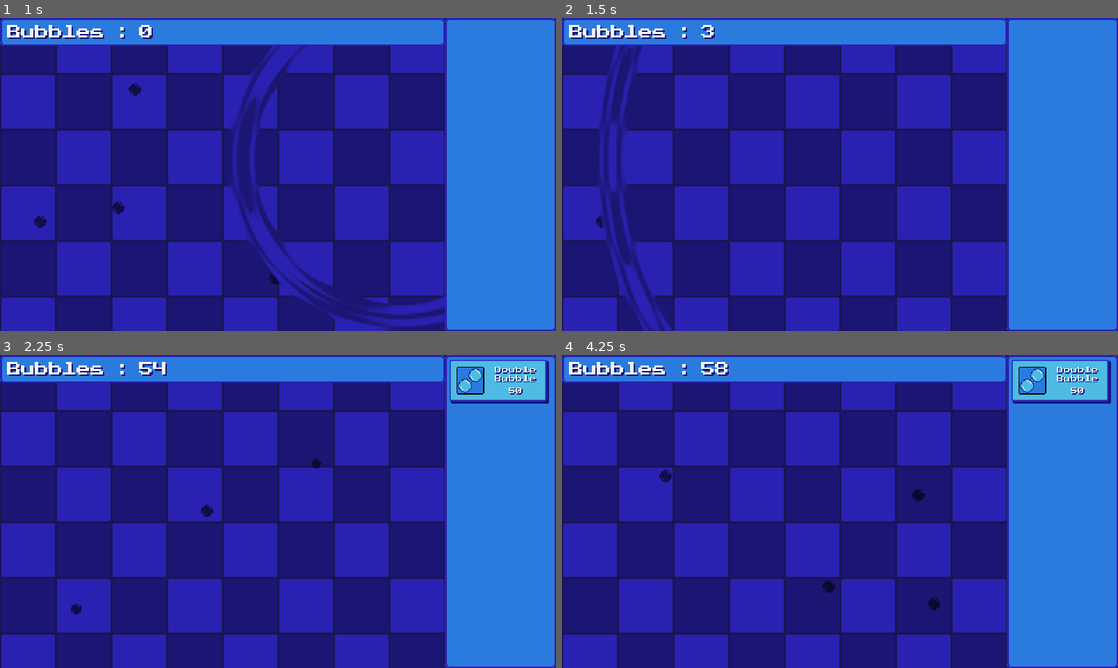
Above: before the commit, frames 1-4 (two rows, left to right).
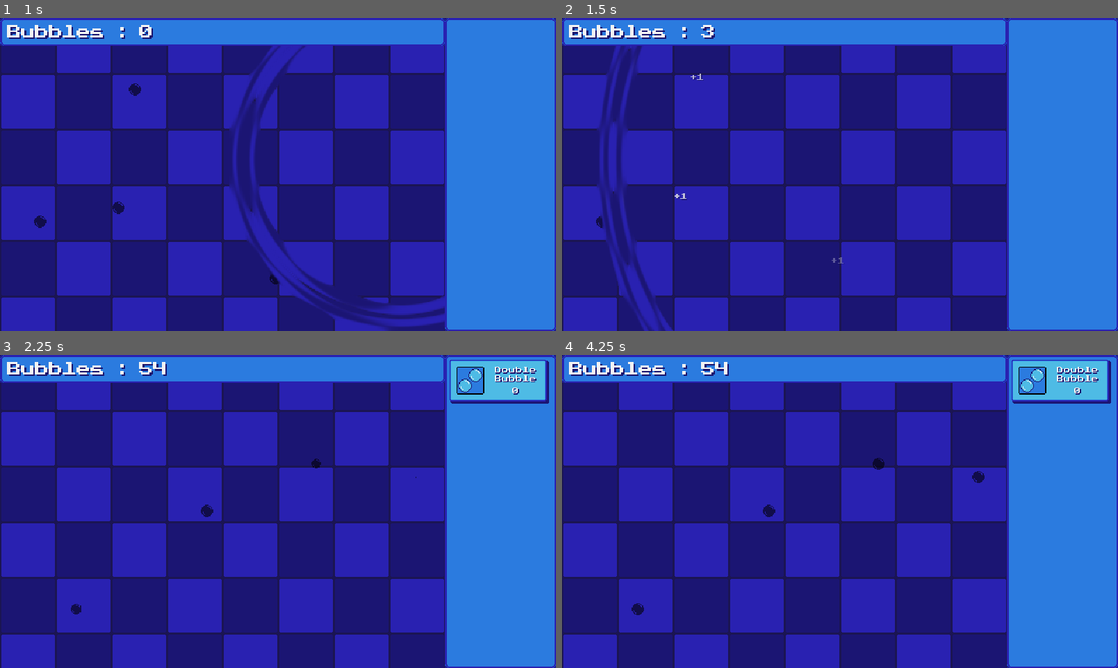
Above: after the commit, the same moments.

Repository: w00tyd00d/bubble-popper
Game: Godot game, scene res://prefabs/main.tscn
The game is run twice, just before and just after one commit, with the same random seed, the same clock (stepped at 60 frames per second) and the same inputs.
Inputs (mouse positions are in pixels of both pictures, inside the frame that each line leads up to):
- Up to frame 1 (1 s): tap Enter at 0.5 s; move the mouse to (400, 158) at 0.52 s; hold D from 0.53 s (still down); hold Right mouse button (k_right_click) from 0.53 s (still down); click (400, 158) at 0.67 s
- Up to frame 2 (1.5 s): move the mouse to (728, 190) at 1.27 s; release D at 1.28 s; release Right mouse button (k_right_click) at 1.28 s; hold S from 1.28 s (still down); right-click (728, 190) at 1.35 s; click (728, 190) at 1.42 s
- Up to frame 3 (2.25 s): move the mouse to (333, 442) at 2.02 s; release S at 2.03 s; hold D from 2.03 s (still down); hold Space (k_space) from 2.03 s (still down); click (333, 442) at 2.17 s
- Up to frame 4 (4.25 s): right-click (895, 442) at 2.3 s; move the mouse to (812, 574) at 2.77 s; release D at 2.78 s; release Space (k_space) at 2.78 s; hold W 2.78-3.53 s; tap E at 2.85 s; click (812, 574) at 2.92 s; right-click (812, 574) at 3.05 s; move the mouse to (1006, 558) at 3.52 s; hold A from 3.53 s (still down); hold Q from 3.53 s (still down); click (1006, 558) at 3.67 s; right-click (1006, 558) at 3.8 s

Frame 1 is identical in both runs. In frame 2, less than 0.1% of the frame differs, in the area x 20-51%, y 17-79%; in frame 3, less than 0.1%; in frame 4, 0.6%, in the area x 12-94%, y 2-84%.

Commit message:
Added Bubble Value; Fixed explosion re-registering

Diff:
--- a/prefabs/bubble.tscn
+++ b/prefabs/bubble.tscn
@@ -1,7 +1,8 @@
-[gd_scene load_steps=6 format=3 uid="uid://bqc44ntu10o43"]
+[gd_scene load_steps=7 format=3 uid="uid://bqc44ntu10o43"]
 
 [ext_resource type="Script" uid="uid://fem8yb7de3jm" path="res://scripts/bubble.gd" id="1_qbnvy"]
 [ext_resource type="Texture2D" uid="uid://c7kjmnfd5h8lo" path="res://assets/bubble.png" id="1_shsib"]
+[ext_resource type="Script" uid="uid://dym7m7swkx7wn" path="res://scripts/shadow_label.gd" id="2_752a7"]
 [ext_resource type="Material" uid="uid://c8o4fenaiovv7" path="res://shaders/rainbow_material.tres" id="2_g6uta"]
 [ext_resource type="Script" uid="uid://mg8brdnubh0t" path="res://scripts/bubble_area.gd" id="3_eodmw"]
 
@@ -10,6 +11,29 @@
 
 [node name="Bubble0001" type="Node2D"]
 script = ExtResource("1_qbnvy")
+
+[node name="Value" type="Label" parent="."]
+visible = false
+offset_left = -24.0
+offset_top = -13.0
+offset_right = 24.0
+offset_bottom = -5.0
+theme_override_font_sizes/font_size = 8
+text = "+1"
+horizontal_alignment = 1
+script = ExtResource("2_752a7")
+
+[node name="Shadow" type="Label" parent="Value"]
+modulate = Color(0.105882, 0.0823529, 0.45098, 1)
+show_behind_parent = true
+z_index = -1
+offset_left = 1.0
+offset_top = 1.0
+offset_right = 49.0
+offset_bottom = 9.0
+theme_override_font_sizes/font_size = 8
+text = "+1"
+horizontal_alignment = 1
 
 [node name="Sprite2D" type="Sprite2D" parent="."]
 material = ExtResource("2_g6uta")
--- a/prefabs/hud.tscn
+++ b/prefabs/hud.tscn
@@ -138,6 +138,7 @@
 unique_name_in_owner = true
 visible = false
 layout_mode = 2
+id = 4
 level = -1
 
 [node name="ShopButton5" parent="BorderSide/MarginContainer/ScrollContainer/VBoxContainer" instance=ExtResource("3_448xx")]
--- a/prefabs/impact_layer.tscn
+++ b/prefabs/impact_layer.tscn
@@ -36,6 +36,7 @@
 shape = SubResource("CircleShape2D_07nuu")
 
 [node name="SafeArea" type="Area2D" parent="."]
+priority = 1
 
 [node name="CollisionShape2D" type="CollisionShape2D" parent="SafeArea"]
 shape = SubResource("CircleShape2D_ed7o6")
--- a/prefabs/world.tscn
+++ b/prefabs/world.tscn
@@ -10,6 +10,7 @@
 script = ExtResource("1_6be4p")
 
 [node name="TextureRect" type="TextureRect" parent="."]
+z_index = -10
 texture_repeat = 2
 offset_right = 640.0
 offset_bottom = 360.0
--- a/scripts/bubble.gd
+++ b/scripts/bubble.gd
@@ -1,4 +1,6 @@
 class_name Bubble extends Node2D
+
+const RESPAWN_DURATION := 0.7
 
 const RAINBOW_DIVISOR : float = 250
 const RAINBOW_CHANCE : Array[float] = [
@@ -17,10 +19,16 @@
 var container : BubbleContainer :
     get: return get_parent()
 
+var bubble_value : int :
+    get: return 2 ** GameState.bubble_value_level
+
 var explosion_resistant := false
+
+var _text_reset_position : Vector2
 
 @onready var sprite := $Sprite2D as Sprite2D
 @onready var area := $Area2D as Area2D
+@onready var value_label := $Value as ShadowLabel
 
 
 func _ready() -> void:
@@ -28,16 +36,19 @@
         collect()
     )
 
+    _text_reset_position = value_label.position
+
 
 func collect() -> void:
     if container.current_rainbow == self:
         container.collect_rainbow()
 
-    GameState.bubble_count += 1
+    GameState.bubble_count += bubble_value
+    _animate_value()
 
     area.disable()
-    hide()
-    await get_tree().create_timer(0.7).timeout
+    sprite.hide()
+    await get_tree().create_timer(RESPAWN_DURATION).timeout
     appear()
 
 
@@ -52,7 +63,8 @@
     find_new_position()
 
     scale = Vector2()
-    show()
+    sprite.show()
+    show() # For new bubbles to spawn
 
     var tween := create_tween()
     tween.tween_property(self, "scale", Vector2(1,1), 0.3)
@@ -68,3 +80,19 @@
     var idx := GameState.rainbow_chance_level
     var chance := RAINBOW_CHANCE[idx]
     return GameState.RNG.randf() < chance
+
+
+func _animate_value() -> void:
+    value_label.set_string("+{0}".format([bubble_value]))
+    value_label.show()
+
+    var end_pos := _text_reset_position + Vector2(0, -16)
+    var tween := create_tween()
+
+    tween.tween_property(value_label, "position", end_pos, RESPAWN_DURATION)
+    tween.parallel().tween_property(value_label, "modulate:a", 0, RESPAWN_DURATION)
+    tween.tween_callback(func():
+        value_label.hide()
+        value_label.modulate.a = 1
+        value_label.position = _text_reset_position
+    )
--- a/scripts/game_state.gd
+++ b/scripts/game_state.gd
@@ -11,6 +11,7 @@
 
 signal double_bubble_pressed
 signal cursor_radius_pressed
+signal bubble_value_pressed
 signal rainbow_bubble_pressed
 
 var RNG := RandomNumberGenerator.new()
@@ -35,6 +36,7 @@
 # Shop Upgrade Levels
 
 var cursor_radius_level := 0
+var bubble_value_level := 0
 var rainbow_chance_level := 0
 
 #############
@@ -42,6 +44,10 @@
 func _ready() -> void:
     rainbow_bubble_pressed.connect(func():
         rainbow_chance_level += 1
+    )
+
+    bubble_value_pressed.connect(func():
+        bubble_value_level += 1
     )
 
 
@@ -52,6 +58,7 @@
 func _check_for_bubble_count_unlocks() -> void:
     _check_bubble_threshold(ShopButton.Id.DOUBLE_BUBBLE, 50)
     _check_bubble_threshold(ShopButton.Id.CURSOR_RADIUS, 100)
+    _check_bubble_threshold(ShopButton.Id.BUBBLE_VALUE, 250)
     _check_bubble_threshold(ShopButton.Id.RAINBOW_BUBBLE, 1000)
 
 
--- a/scripts/impact_layer.gd
+++ b/scripts/impact_layer.gd
@@ -28,6 +28,7 @@
 func _ready() -> void:
     damage_area.area_entered.connect(func(area: Area2D):
         if area is BubbleArea and not area.bubble.explosion_resistant:
+            area.bubble.explosion_resistant = true
             area.bubble.collect()
     )
 
@@ -60,10 +61,11 @@
         damage_area.position = Vector2()
     )
 
-    await get_tree().create_timer(0.2).timeout
+    await get_tree().create_timer(0.1).timeout
+    var mult := 1.5
 
     var safe_tween := create_tween()
-    safe_tween.tween_property(safe_collision.shape, "radius", 640, DURATION)
+    safe_tween.tween_property(safe_collision.shape, "radius", 640 * mult, DURATION * mult)
     safe_tween.tween_callback(func():
         safe_collision.shape.radius = 0.01
         safe_area.position = Vector2()
--- a/scripts/shop_button.gd
+++ b/scripts/shop_button.gd
@@ -6,6 +6,7 @@
     NONE,
     DOUBLE_BUBBLE,
     CURSOR_RADIUS,
+    BUBBLE_VALUE,
     RAINBOW_BUBBLE
 }
 
--- a/scripts/shop_button_data.gd
+++ b/scripts/shop_button_data.gd
@@ -15,7 +15,8 @@
     ShopButton.Id.DOUBLE_BUBBLE: {
         "label": "Double\nBubble",
         "icon": preload("uid://b862iwu6uxj50"),
-        "costs": [50, 500, 5000],
+        # "costs": [50, 500, 5000],
+        "costs": [0, 0, 0, 0, 0, 0, 0, 0],
 
         "callback": (func():
         GameState.double_bubble_pressed.emit()
@@ -29,6 +30,16 @@
 
         "callback": (func():
         GameState.cursor_radius_pressed.emit()
+        )
+    },
+
+    ShopButton.Id.BUBBLE_VALUE: {
+        "label": "Bubble\nValue",
+        "icon": preload("uid://dovs4o8dwvyk3"),
+        "costs": [250, 500, 2000, 10000],
+
+        "callback": (func():
+        GameState.bubble_value_pressed.emit()
         )
     },
 
Binary file changed: assets/_ICON_BASE.aseprite
Binary file changed: assets/_ICON_BASE.png
Binary file added: assets/icon_bubble_value.aseprite
Binary file added: assets/icon_bubble_value.png
Not shown, added: assets/icon_bubble_value.png.import
